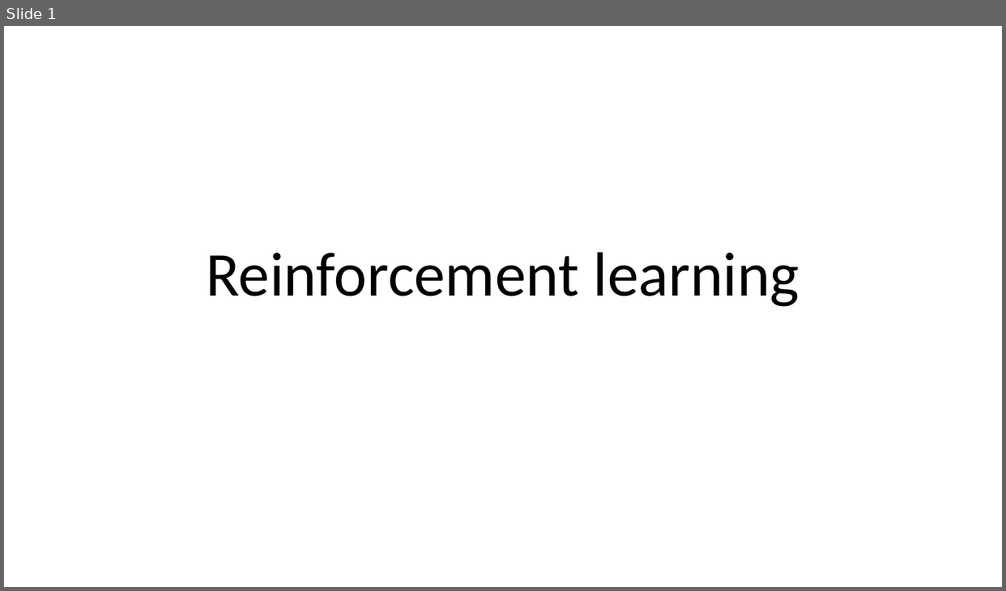
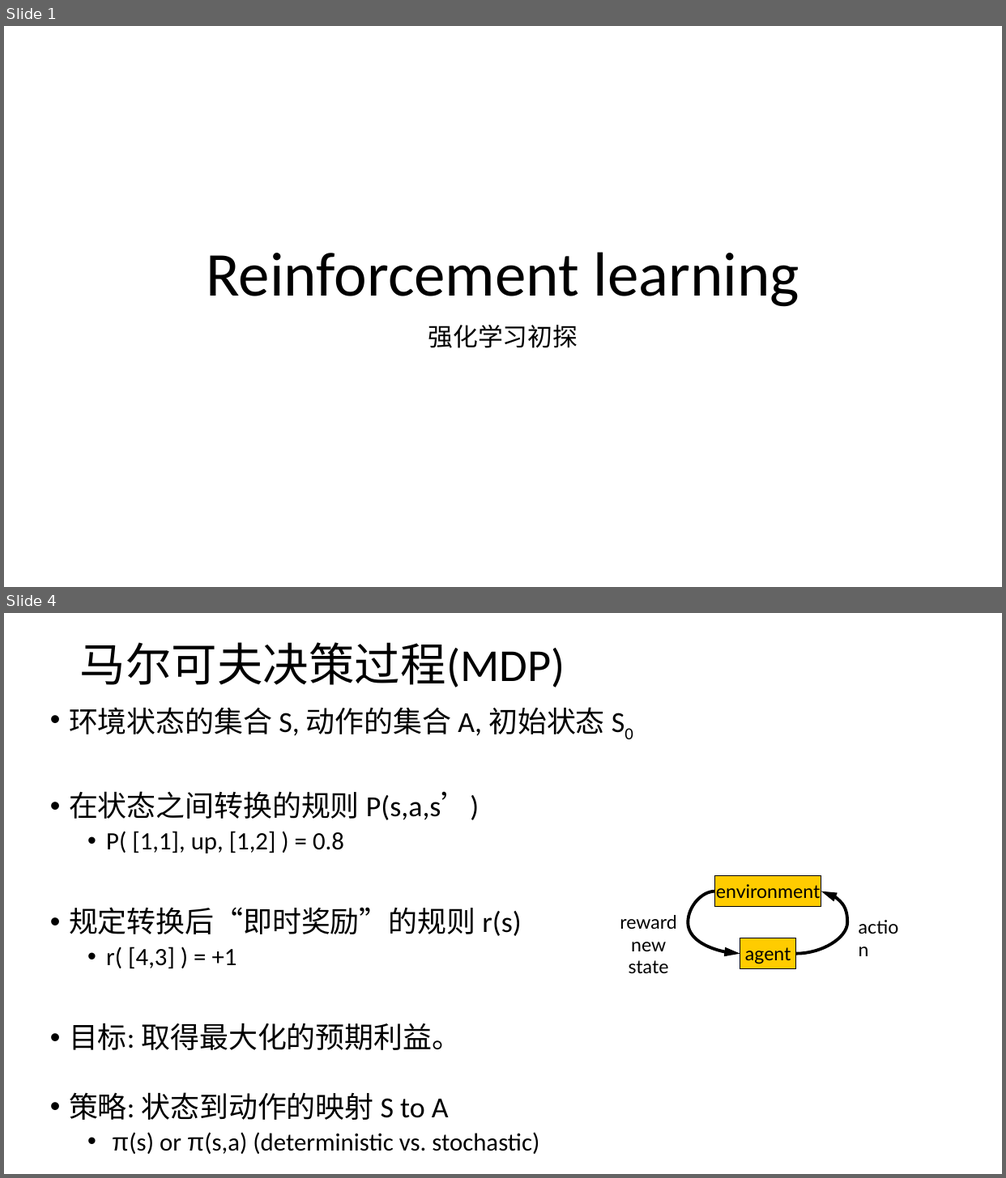
Before and after one commit to foamliu/Learning-DL, a slide deck: rl/RL.pptx. Shown one above the other, each under a label of ours: slide 1 before the commit, slides 1 and 4 after it; the slides between them are not shown. The pictures are 1006x591 and 1006x1178 pixels, drawn with LibreOffice and Linux fonts; fonts in the diff are those of the drawing. Boxes give left, top, right and bottom in pixels: in the first picture for what was removed or moved away, otherwise in the second. Text is boxed around its words. In the diff, an @@ line names an element or a change of style, - is before the commit and + after.

```diff
--- a/rl/RL.pptx
+++ b/rl/RL.pptx
@@ slide 4 added at box(4, 613, 1002, 1174), background #FFFFFF @@
@@ title added at box(80, 642, 565, 688), 44 pt, text #000000 @@
+马尔可夫决策过程(MDP)
@@ text added at box(69, 707, 605, 1154), 28 pt, text #000000 @@
+• 环境状态的集合 S, 动作的集合 A, 初始状态 S0
+• 在状态之间转换的规则 P(s,a,s’)
+  • P( [1,1], up, [1,2] ) = 0.8
+• 规定转换后“即时奖励”的规则 r(s)
+  • r( [4,3] ) = +1
+• 目标: 取得最大化的预期利益。
+• 策略: 状态到动作的映射 S to A
+  • π(s) or π(s,a) (deterministic vs. stochastic)
@@ rectangle added at box(715, 875, 821, 907), fill #FFCC00, outline #000000 0.75 pt, 18 pt, text #000000 @@
+environment
@@ curved arrow added from (715, 892) to (740, 954), #000000 3 pt @@
@@ curved arrow added from (796, 954) to (821, 892), #000000 3 pt @@
@@ text added at box(620, 915, 676, 974), 18 pt, text #000000 @@
+reward
+new state
@@ text added at box(851, 912, 913, 939), 18 pt, text #000000 @@
+action
@@ rectangle added at box(740, 938, 796, 969), fill #FFCC00, outline #000000 0.75 pt, 18 pt, text #000000 @@
+agent
@@ slide 1 changed as well @@
@@ subtitle added at box(428, 325, 578, 348), 24 pt, text #000000 @@
+强化学习初探
```
Also in this commit, not shown: 15 other slides added, 1 other file.
